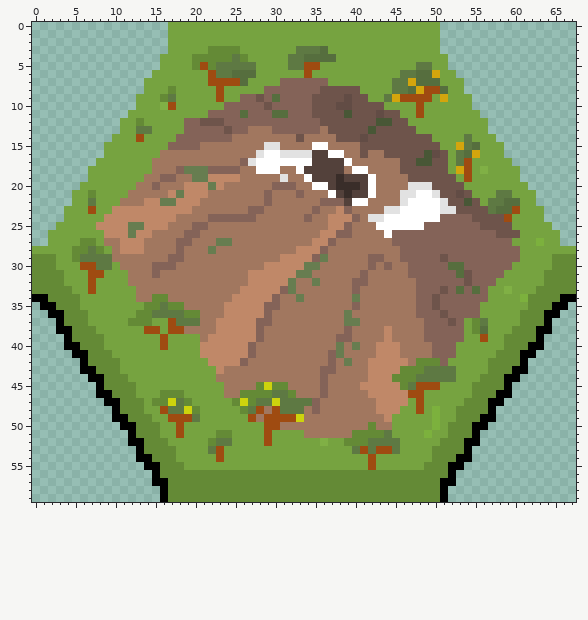
Sprite sheet -- Images/TileSets/HexaRealm/Tiles/Mount Kilimanjaro.png. Above is the file before it was changed.
The file is 68x60 pixels. Colours within 5 levels of each other are drawn and written as one.
Once edited:
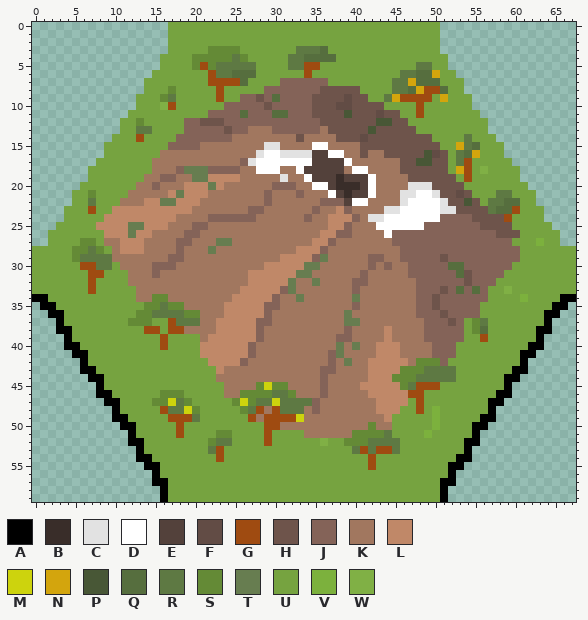
Palette (. is transparent): A #000000  B #392d29  C #e2e2e2  D #ffffff  E #53413b  F #624c45  G #9f4b11  H #6e544b  J #846358  K #a1775f  L #c08868  M #cdd30d  N #d3a50d  P #485736  Q #566e3e  R #5e7943  S #648a36  T #677d50  U #76a340  V #7cb13d  W #80b045
Edits made:
The author changed colour S to colour U in rows 29 to 30 at x 0 to 2 and 65 to 67; in rows 31 to 32 at x 0 to 3 and 64 to 67; in row 33 at x 0 to 4 and 63 to 67; in row 34 at x 2 to 5 and 62 to 65; in row 35 at x 3 to 5 and 62 to 64; in rows 36 to 37 at x 4 to 6 and 61 to 63.
The author changed colour S to colour U in row 38 at x 5 to 7 and 60 to 62; in row 39 at x 5 to 8 and 59 to 62; in row 40 at x 6 to 8 and 59 to 61; in row 41 at x 7 to 9 and 58 to 60; in row 42 at x 7 to 10 and 57 to 60; in row 43 at x 8 to 10 and 57 to 59.
The author changed colour S to colour U in row 44 at x 9 to 11 and 56 to 58; in row 45 at x 9 to 12 and 55 to 58; in row 46 at x 10 to 12 and 55 to 57; in row 47 at x 11 to 13 and 54 to 56; in row 48 at x 11 to 13 and 53 to 56; in row 49 at x 12 to 14 and 53 to 55.
The author changed colour S to colour U in rows 50 to 51 at x 13 to 15 and 52 to 54; in row 52 at x 14 to 16 and 51 to 53; in row 53 at x 14 to 17 and 50 to 53; in row 54 at x 15 to 17 and 50 to 52; in row 55 at x 16 to 18 and 49 to 51; in row 56 at x 16 to 51.
The author changed colour S to colour U in rows 57 to 59 at x 17 to 50.
